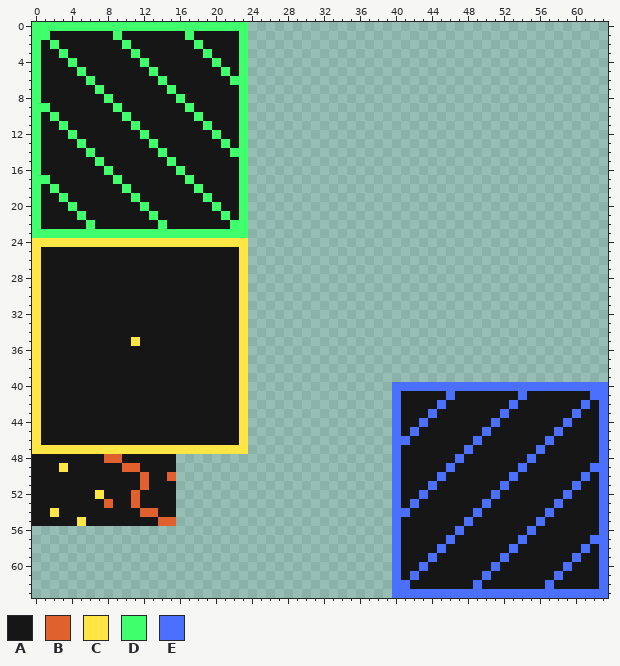
A pixel-art sprite gets an edit: ITSC4230/Assets/Sprites/Tilemap/tilemap.png. Above is the file before it was changed.
The file is 64x64 pixels.
Palette (. is transparent): A #161616  B #e0612d  C #ffe645  D #40ff6d  E #4b6fff
The same view after the edit:
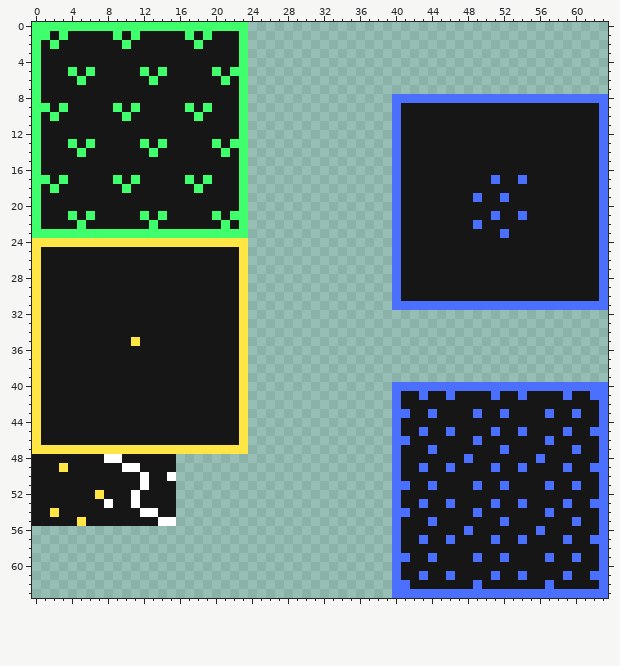
From old to new:
Colour B changes from #e0612d to #ffffff.
There is now colour A in rows 9 to 16 at x 41 to 62; in row 17 at x 41 to 50, 52 to 53 and 55 to 62; in row 18 at x 41 to 62; in row 19 at x 41 to 48, 50 to 51 and 53 to 62; in row 20 at x 41 to 62; in row 21 at x 41 to 50, 52 to 53 and 55 to 62.
There is now colour A in row 22 at x 41 to 48 and 50 to 62; in row 23 at x 41 to 51 and 53 to 62; in rows 24 to 30 at x 41 to 62.
The edit turns colour D into colour A in row 3 at x 3, 11 and 19; in row 4 at x 4, 12 and 20; in row 5 at x 5, 13 and 21; in row 6 at x 6, 14 and 22; in row 7 at x 7 and 15; in row 8 at x 8 and 16.
The edit turns colour D into colour A in row 11 at x 3, 11 and 19; in row 12 at x 4, 12 and 20; in row 13 at x 5, 13 and 21; in row 14 at x 6, 14 and 22; in row 15 at x 7 and 15; in row 16 at x 8 and 16.
The edit turns colour D into colour A in row 19 at x 3, 11 and 19; in row 20 at x 4, 12 and 20; in row 21 at x 5, 13 and 21; in row 22 at x 6, 14 and 22.
The edit turns colour E into colour A in row 42 at x 45, 53 and 61; in row 44 at x 43, 51 and 59; in row 45 at x 42, 50 and 58; in row 47 at x 48 and 56; in row 48 at x 47 and 55; in row 50 at x 45, 53 and 61.
The edit turns colour E into colour A in row 52 at x 43, 51 and 59; in row 53 at x 42, 50 and 58; in row 55 at x 48 and 56; in row 56 at x 47 and 55; in row 58 at x 45, 53 and 61; in row 60 at x 43, 51 and 59.
The edit turns colour E into colour A in row 61 at x 42, 50 and 58.
The edit turns colour A into colour D in row 1 at x 3, 11 and 19; in row 5 at x 4, 6, 12, 14, 20 and 22; in row 6 at x 5, 13 and 21; in row 9 at x 3, 11 and 19; in row 13 at x 4, 6, 12, 14, 20 and 22; in row 14 at x 5, 13 and 21.
The edit turns colour A into colour D in row 17 at x 3, 11 and 19; in row 21 at x 4, 6, 12, 14, 20 and 22; in row 22 at x 5, 13 and 21.
There is now colour E in row 8 at x 40 to 63; in rows 9 to 16 at x 40 and 63; in row 17 at x 40, 51, 54 and 63; in row 18 at x 40 and 63; in row 19 at x 40, 49, 52 and 63; in row 20 at x 40 and 63.
There is now colour E in row 21 at x 40, 51, 54 and 63; in row 22 at x 40, 49 and 63; in row 23 at x 40, 52 and 63; in rows 24 to 30 at x 40 and 63; in row 31 at x 40 to 63.
The edit turns colour A into colour E in row 41 at x 43, 51 and 59; in row 43 at x 41, 49 and 57; in row 45 at x 43, 46, 51, 54, 59 and 62; in row 47 at x 44, 52 and 60; in row 48 at x 48 and 56; in row 49 at x 43, 51 and 59.
The edit turns colour A into colour E in row 51 at x 41, 49 and 57; in row 53 at x 43, 46, 51, 54, 59 and 62; in row 55 at x 44, 52 and 60; in row 56 at x 48 and 56; in row 57 at x 43, 51 and 59; in row 59 at x 41, 49 and 57.
The edit turns colour A into colour E in row 61 at x 43, 46, 51, 54, 59 and 62.
